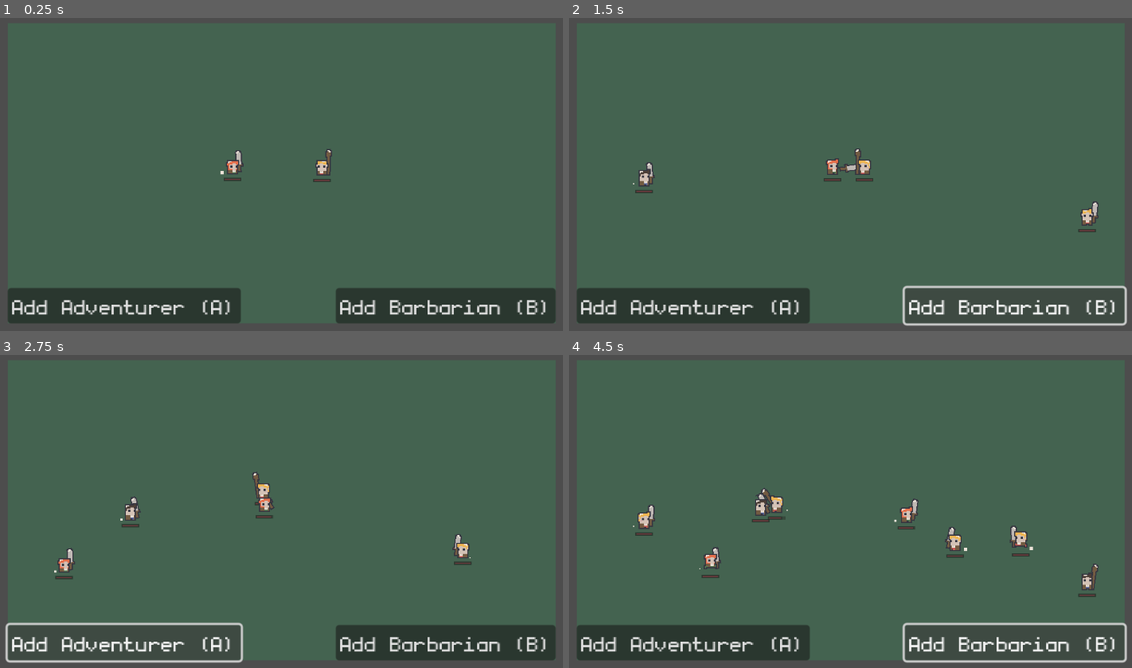
Above: before the commit, frames 1-4 (two rows, left to right).
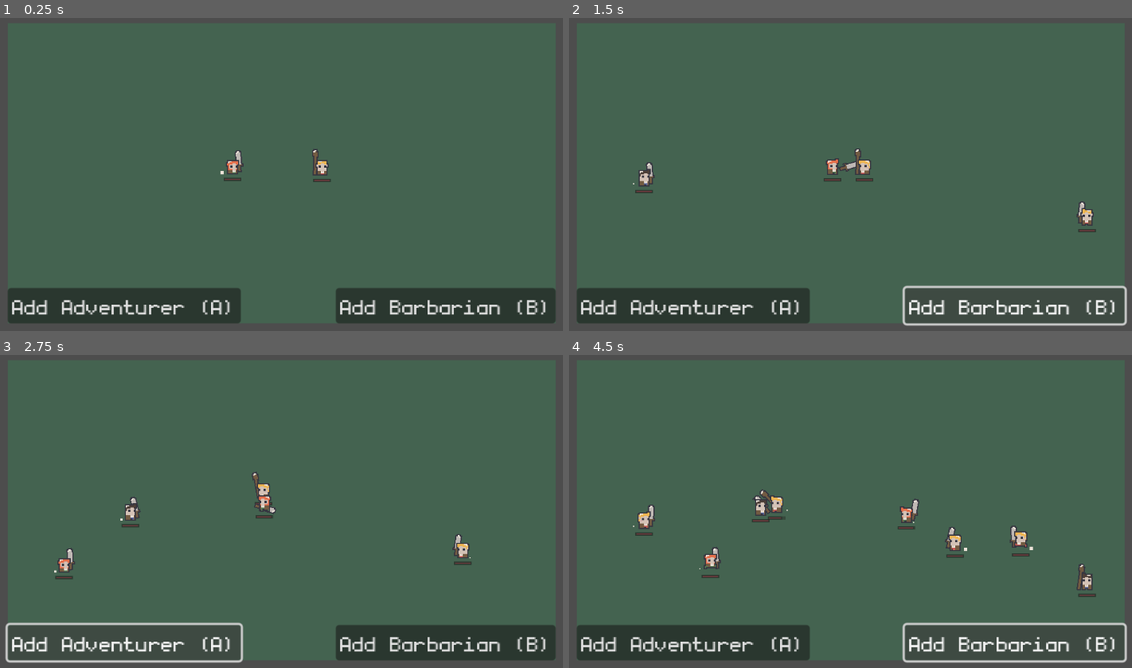
Above: after the commit, the same moments.

Repository: davidballester/godot-arena
Game: Godot game, scene res://scenes/example.tscn
Two runs of this game, one before a commit and one after it. Both use one fixed random seed, a clock stepped at 60 frames per second and the inputs below.
Inputs:
- Up to frame 1 (0.25 s): no input
- Up to frame 2 (1.5 s): click "Add Adventurer (A)" at 0.5 s; click "Add Barbarian (B)" at 1.25 s
- Up to frame 3 (2.75 s): click "Add Adventurer (A)" at 2 s
- Up to frame 4 (4.5 s): click "Add Barbarian (B)" at 2.75 s; click "Add Adventurer (A)" at 3.5 s; click "Add Barbarian (B)" at 4.25 s

The runs differ from the first frame. In frame 1, 0.1% of the frame differs, in the area x 41-59%, y 41-51%; in frame 2, 0.2%; in frame 3, 0.1%; in frame 4, 0.3%, in the area x 14-95%, y 42-76%.

Commit message:
Improve combatant facing logic

Diff:
--- a/controller/combatant/combatant_controller.gd
+++ b/controller/combatant/combatant_controller.gd
@@ -34,12 +34,6 @@
 	state_machine.initialize(self)
 	state_machine.transition_to_state(CombatantControllerIdleState.get_state_name())
 
-func _process(_delta: float) -> void:
-	var has_turned_left = facing_right and velocity.x < 0
-	var has_turned_right = not facing_right and velocity.x > 0
-	if has_turned_left or has_turned_right:
-		_turn()
-
 func attack(combatant: Combatant) -> void:
 	if attacking:
 		await get_tree().create_timer(0.3).timeout
@@ -57,12 +51,20 @@
 		combatant.take_damage(damage)
 	attacking = false
 
+func face(pos: Vector2) -> void:
+	weapon_view.face_position(pos)
+	var should_face_right = global_position.x < pos.x
+	var should_turn = (should_face_right and not facing_right) or (not should_face_right and facing_right)
+	if not should_turn:
+		return
+	_turn()
+
 func _turn() -> void:
 	facing_right = not facing_right
+	weapon_view.position.x *= -1
+	weapon_view.scale.y *= -1
+	view.flip_h = not view.flip_h
 	await view.turn()
-	view.flip_h = not view.flip_h
-	weapon_view.position.x *= -1
-	weapon_view.scale.x *= -1
 
 func _on_state_changed(state: State) -> void:
 	if state is CombatantApproachEnemyState:
--- a/controller/combatant_state_machine/combatant_controller_approach_enemy_state.gd
+++ b/controller/combatant_state_machine/combatant_controller_approach_enemy_state.gd
@@ -3,6 +3,8 @@
 
 @export var navigation_agent: NavigationAgent2D
 @export var approach_timer: Timer
+
+var _combatant: Combatant
 
 static func get_state_name() -> String:
 	return "CombatantControllerApproachEnemyState"
@@ -10,9 +12,12 @@
 func enter(args: Array) -> void:
 	controller.view.start_running()
 	var combatant_id = args[0]
-	var combatant = controller.battle.get_combatant(combatant_id)
-	approach_timer.timeout.connect(func(): _approach(combatant))
-	_approach(combatant)
+	_combatant = controller.battle.get_combatant(combatant_id)
+	approach_timer.timeout.connect(func(): _approach(_combatant))
+	_approach(_combatant)
+
+func process(_delta: float) -> void:
+	controller.face(_combatant.global_position)
 
 func exit() -> void:
 	controller.view.stop_running()
@@ -27,4 +32,3 @@
 
 func _approach(node: Node2D) -> void:
 	navigation_agent.target_position = node.global_position
-	controller.weapon_view.face_position(node.global_position)
--- a/controller/combatant_state_machine/combatant_controller_engage_enemy_state.gd
+++ b/controller/combatant_state_machine/combatant_controller_engage_enemy_state.gd
@@ -19,11 +19,15 @@
 	_combatant = null
 	controller.view.stop_running()
 
+func process(_delta: float) -> void:
+	if not _combatant:
+		return
+	controller.face(_combatant.global_position)
+
 func physics_process(delta: float) -> void:
 	if not _navigator or not _combatant:
 		return
 	_navigator.physics_process(delta)
-	controller.weapon_view.face_position(_combatant.global_position)
 
 func _attack_loop() -> void:
 	while _combatant:
--- a/view/weapon/weapon_view.gd
+++ b/view/weapon/weapon_view.gd
@@ -12,10 +12,7 @@
 	pass
 
 func face_position(g_position: Vector2) -> void:
-	if g_position.x > global_position.x:
-		rotation = global_position.angle_to_point(g_position)
-	else:
-		rotation = g_position.angle_to_point(global_position)
+	rotation = global_position.angle_to_point(g_position)
 
 func idle() -> void:
 	animated_sprite.play("idle")
